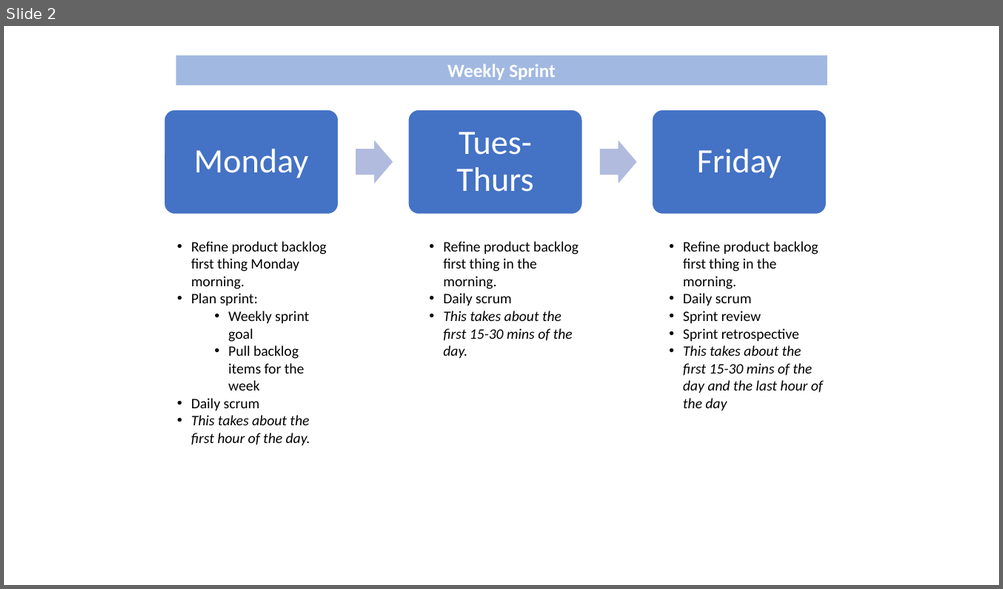
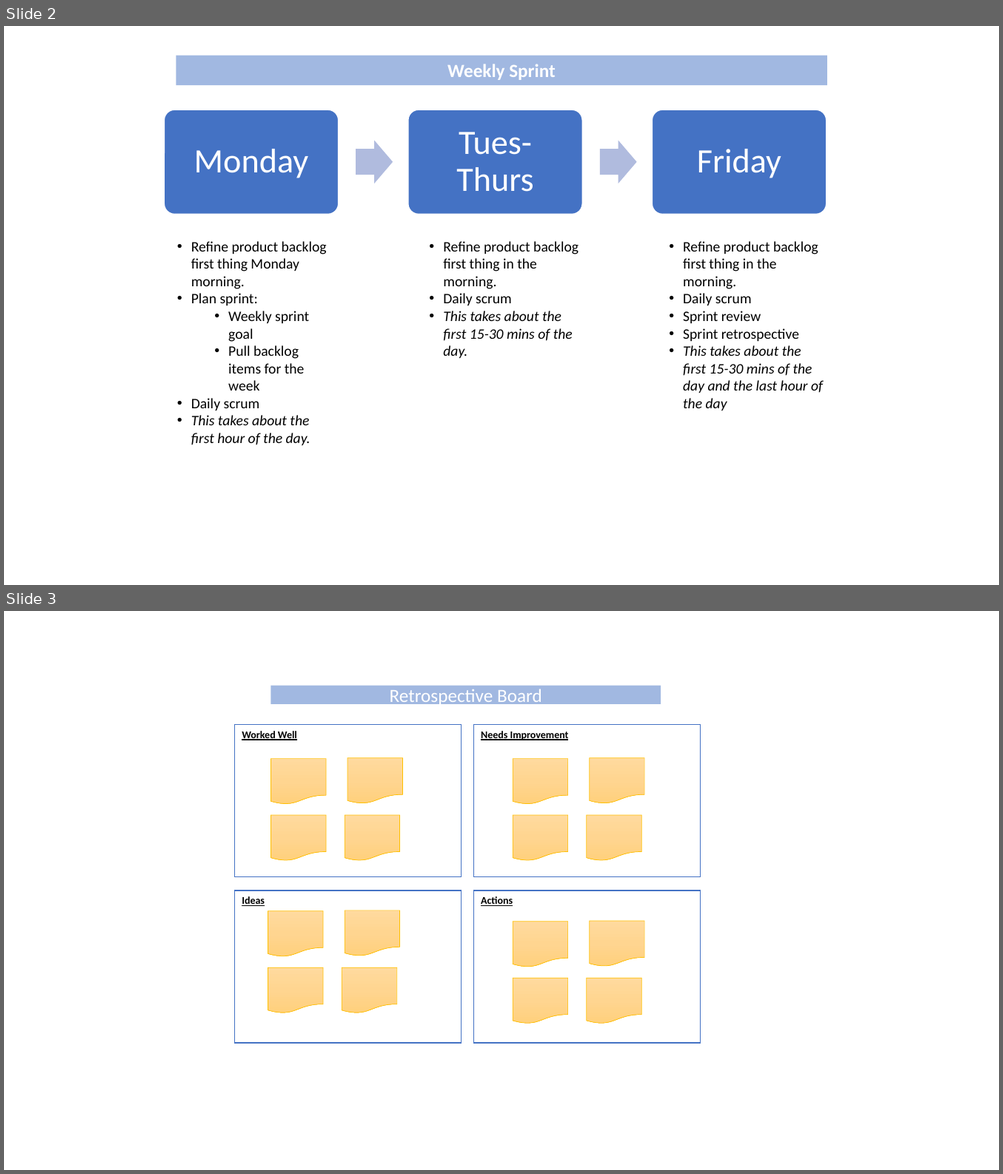
Before and after one commit to 200Meters/Sales-Scrum, a slide deck: Sprint Cadence Diagrams.pptx. Shown one above the other, each under a label of ours: slide 2 before the commit, slides 2 and 3 after it. The pictures are 1003x589 and 1003x1174 pixels, drawn with LibreOffice and Linux fonts; fonts in the diff are those of the drawing. Boxes give left, top, right and bottom in pixels: in the first picture for what was removed or moved away, otherwise in the second. Text is boxed around its words. In the diff, an @@ line names an element or a change of style, - is before the commit and + after.

```diff
--- a/Sprint Cadence Diagrams.pptx
+++ b/Sprint Cadence Diagrams.pptx
@@ slide 3 added at (4, 611, 999, 1170), background #FFFFFF @@
@@ rectangle added at (271, 686, 661, 704), fill #4472C4 at 50% opacity, 18 pt, text #FFFFFF @@
+Retrospective Board
@@ rectangle added at (235, 724, 461, 877), fill #FFFFFF, outline #4472C4 1 pt, 10 pt, text #000000, bold, underline @@
+Worked Well
@@ rectangle added at (473, 724, 700, 877), fill #FFFFFF, outline #4472C4 1 pt, 10 pt, text #000000, bold, underline @@
+Needs Improvement
@@ flow chart document added at (271, 759, 327, 804), fill gradient #FFDB9E to #FFD590 to #FFD07C, outline #FFC000 0.5 pt @@
@@ flow chart document added at (347, 758, 402, 803), fill gradient #FFDB9E to #FFD590 to #FFD07C, outline #FFC000 0.5 pt @@
@@ flow chart document added at (513, 759, 568, 804), fill gradient #FFDB9E to #FFD590 to #FFD07C, outline #FFC000 0.5 pt @@
@@ flow chart document added at (589, 758, 644, 803), fill gradient #FFDB9E to #FFD590 to #FFD07C, outline #FFC000 0.5 pt @@
@@ flow chart document added at (271, 815, 327, 861), fill gradient #FFDB9E to #FFD590 to #FFD07C, outline #FFC000 0.5 pt @@
@@ flow chart document added at (345, 815, 400, 861), fill gradient #FFDB9E to #FFD590 to #FFD07C, outline #FFC000 0.5 pt @@
@@ flow chart document added at (513, 815, 568, 861), fill gradient #FFDB9E to #FFD590 to #FFD07C, outline #FFC000 0.5 pt @@
@@ flow chart document added at (586, 815, 642, 861), fill gradient #FFDB9E to #FFD590 to #FFD07C, outline #FFC000 0.5 pt @@
@@ rectangle added at (235, 891, 461, 1044), fill #FFFFFF, outline #4472C4 1 pt, 10 pt, text #000000, bold, underline @@
+Ideas
@@ rectangle added at (473, 891, 700, 1044), fill #FFFFFF, outline #4472C4 1 pt, 10 pt, text #000000, bold, underline @@
+Actions
@@ flow chart document added at (268, 911, 324, 957), fill gradient #FFDB9E to #FFD590 to #FFD07C, outline #FFC000 0.5 pt @@
@@ flow chart document added at (345, 911, 400, 957), fill gradient #FFDB9E to #FFD590 to #FFD07C, outline #FFC000 0.5 pt @@
@@ flow chart document added at (589, 921, 644, 967), fill gradient #FFDB9E to #FFD590 to #FFD07C, outline #FFC000 0.5 pt @@
@@ flow chart document added at (513, 922, 568, 968), fill gradient #FFDB9E to #FFD590 to #FFD07C, outline #FFC000 0.5 pt @@
@@ flow chart document added at (268, 968, 324, 1013), fill gradient #FFDB9E to #FFD590 to #FFD07C, outline #FFC000 0.5 pt @@
@@ flow chart document added at (342, 968, 397, 1013), fill gradient #FFDB9E to #FFD590 to #FFD07C, outline #FFC000 0.5 pt @@
@@ flow chart document added at (513, 978, 568, 1024), fill gradient #FFDB9E to #FFD590 to #FFD07C, outline #FFC000 0.5 pt @@
@@ flow chart document added at (586, 978, 642, 1024), fill gradient #FFDB9E to #FFD590 to #FFD07C, outline #FFC000 0.5 pt @@
```
Also in this commit, not shown: 1 slide removed.
